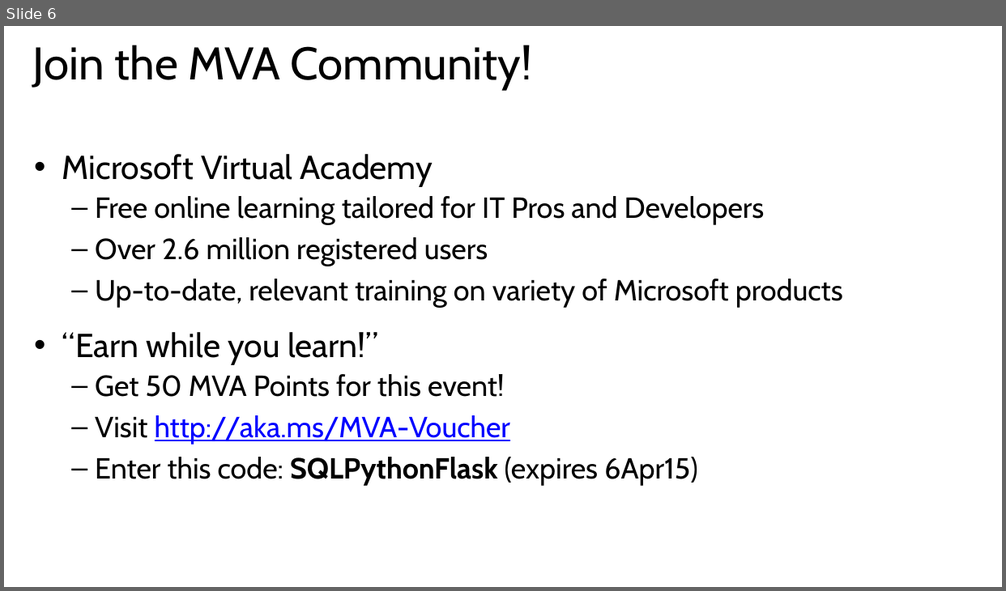
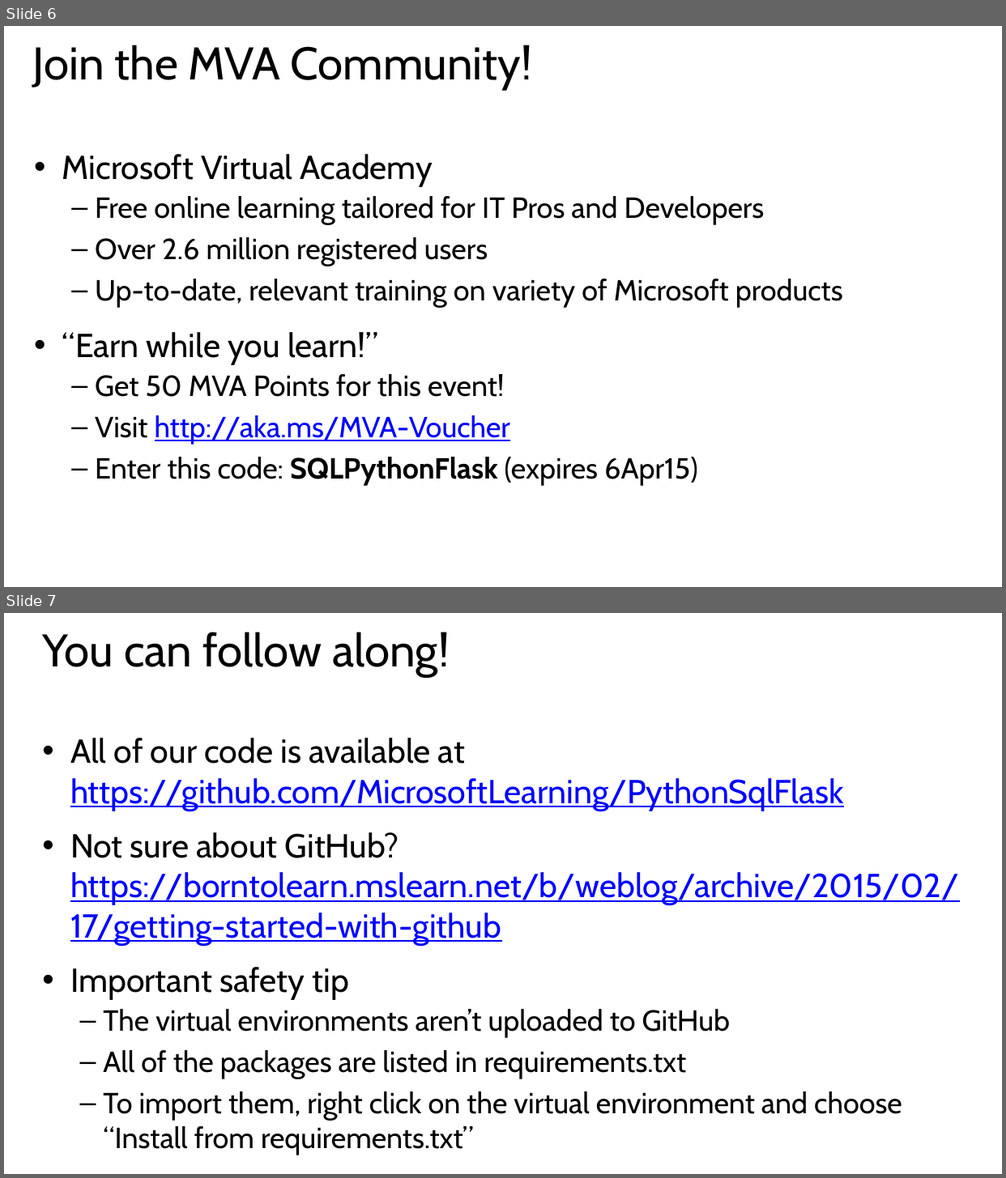
Before and after one commit to kumarswamykannu/https-github.com-MicrosoftLearning-PythonSqlFlask, a slide deck: Slides/Module 1 - Flask Application Design.pptx. Shown one above the other, each under a label of ours: slide 6 before the commit, slides 6 and 7 after it. The pictures are 1006x591 and 1006x1178 pixels, drawn with LibreOffice and Linux fonts; fonts in the diff are those of the drawing. Boxes give left, top, right and bottom in pixels: in the first picture for what was removed or moved away, otherwise in the second. Text is boxed around its words. In the diff, an @@ line names an element or a change of style, - is before the commit and + after.

```diff
--- a/Slides/Module 1 - Flask Application Design.pptx
+++ b/Slides/Module 1 - Flask Application Design.pptx
@@ slide 7 added at <box>4,613,1002,1174</box>, background #FFFFFF @@
@@ title added at <box>43,632,450,677</box>, 44 pt, text #000000 @@
+You can follow along!
@@ text added at <box>70,738,959,1155</box>, 32 pt, text #000000 @@
+• All of our code is available at https://github.com/MicrosoftLearning/PythonSqlFlask
+• Not sure about GitHub?
+  https://borntolearn.mslearn.net/b/weblog/archive/2015/02/17/getting-started-with-github
+• Important safety tip
+  – The virtual environments aren’t uploaded to GitHub
+  – All of the packages are listed in requirements.txt
+  – To import them, right click on the virtual environment and choose “Install from requirements.txt”
```
Also in this commit, not shown: 1 other slide added, 9 other files.
